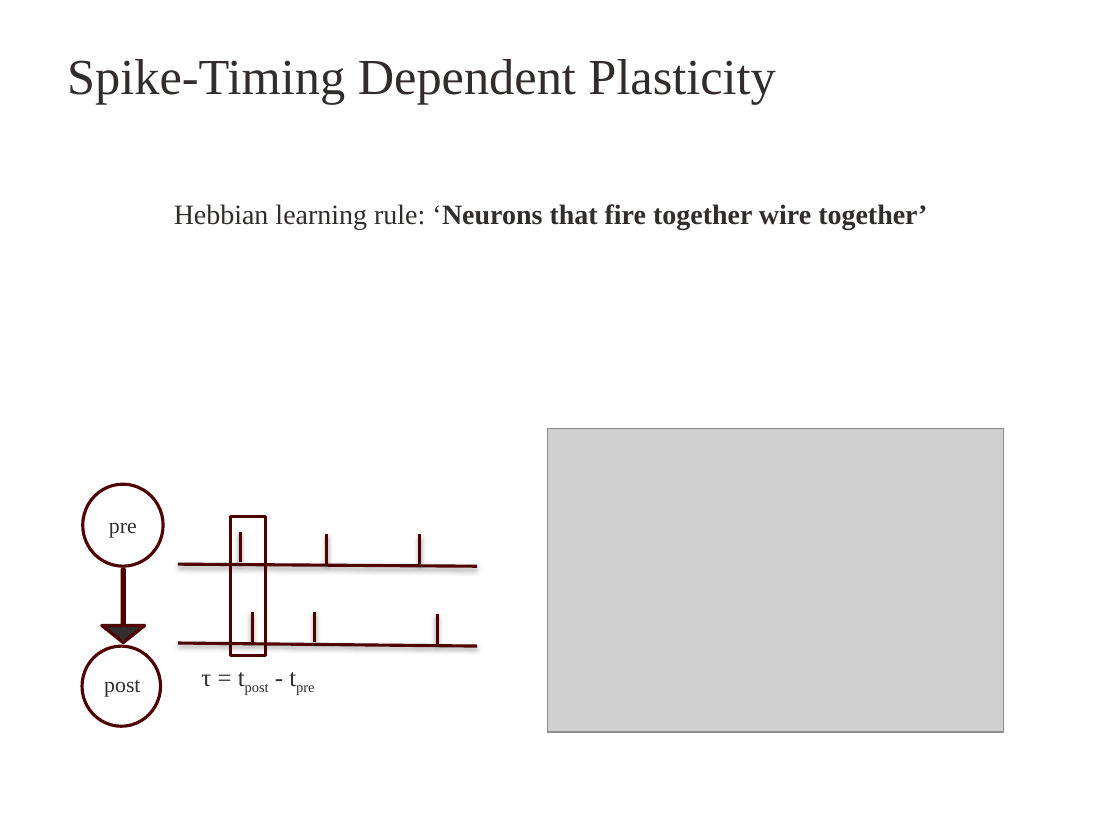
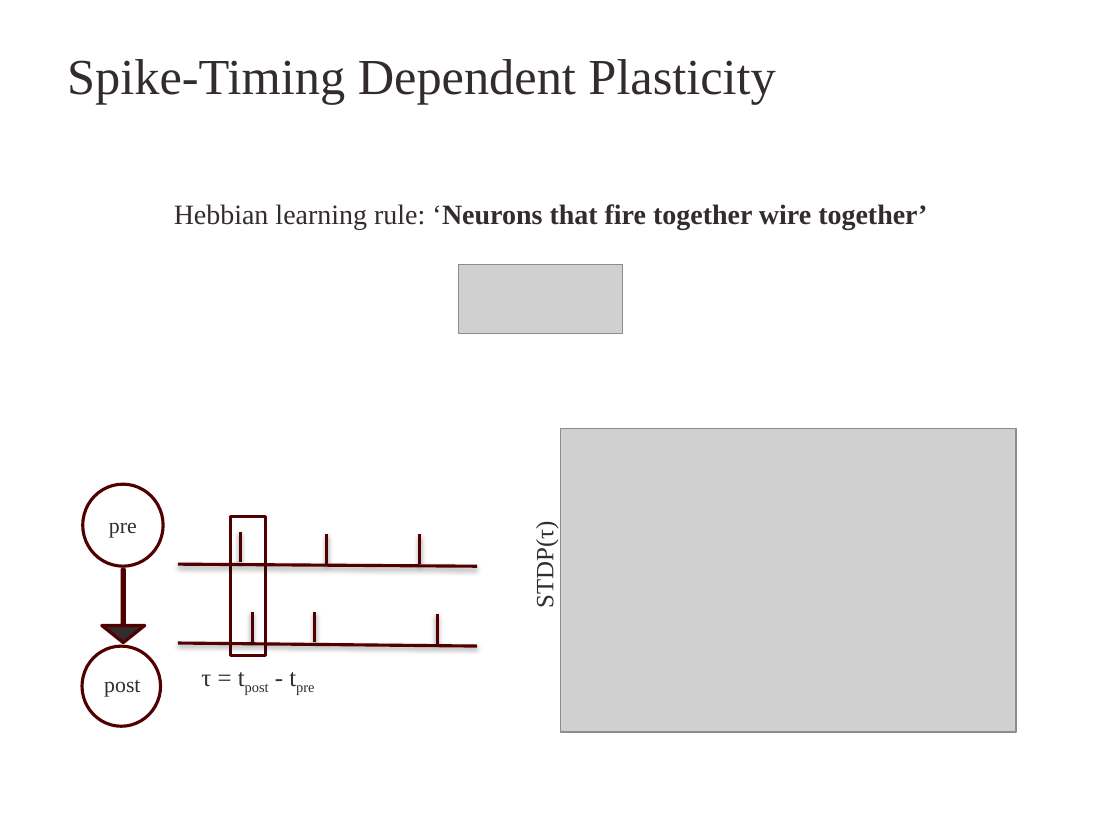
Before and after one commit to kuthulas/reinforce, a slide deck: slide 10 of RL.pptx (slide 6 before the commit). Drawn at 1120x840 pixels with LibreOffice and Linux fonts; fonts in the diff are those of the drawing; grey boxes stand for pictures; background and template pictures are left out. Boxes give left, top, right and bottom in pixels: in the first picture for what was removed or moved away, otherwise in the second. Text is boxed around its words. In the diff, an @@ line names an element or a change of style, - is before the commit and + after.

```diff
--- a/RL.pptx
+++ b/RL.pptx
@@ picture added at (458, 264, 623, 333) @@
@@ picture: place and size @@
-picture at (548, 428, 1004, 731)
+picture at (560, 428, 1016, 731)
@@ text added at (531, 529, 559, 606), 16 pt, text #332C2C @@
+STDP(τ)
```
Also in this commit, not shown: 10 other slides changed, 22 slides added, 3 slides removed.
